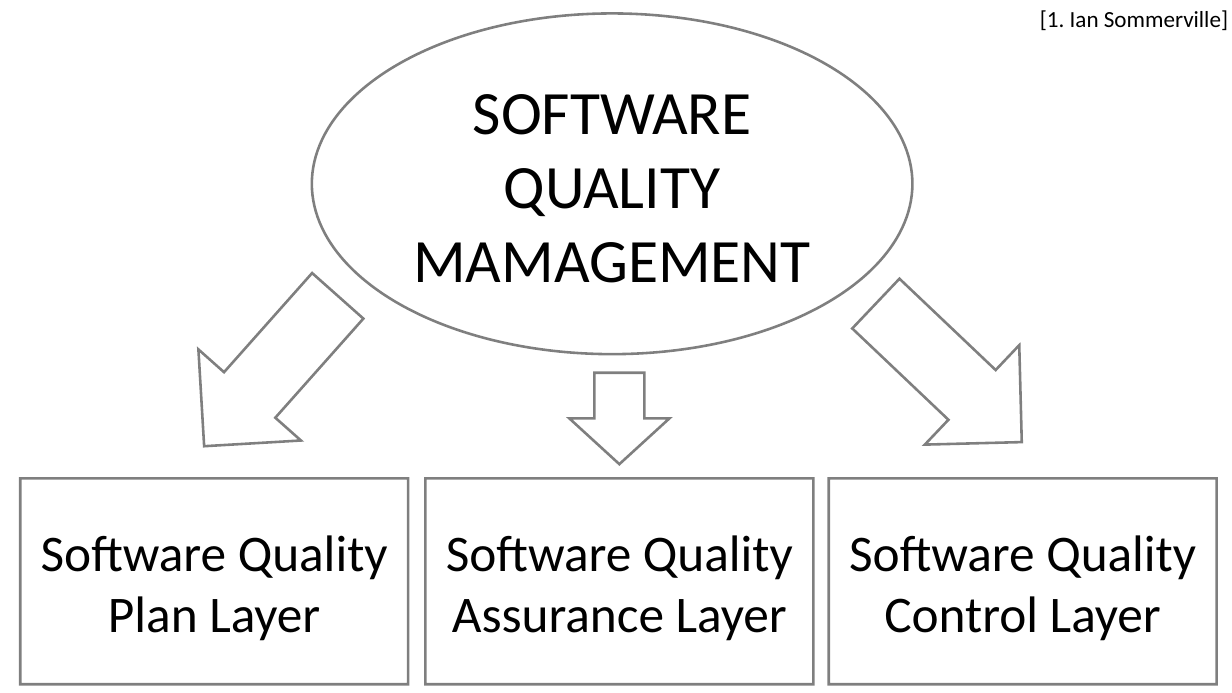
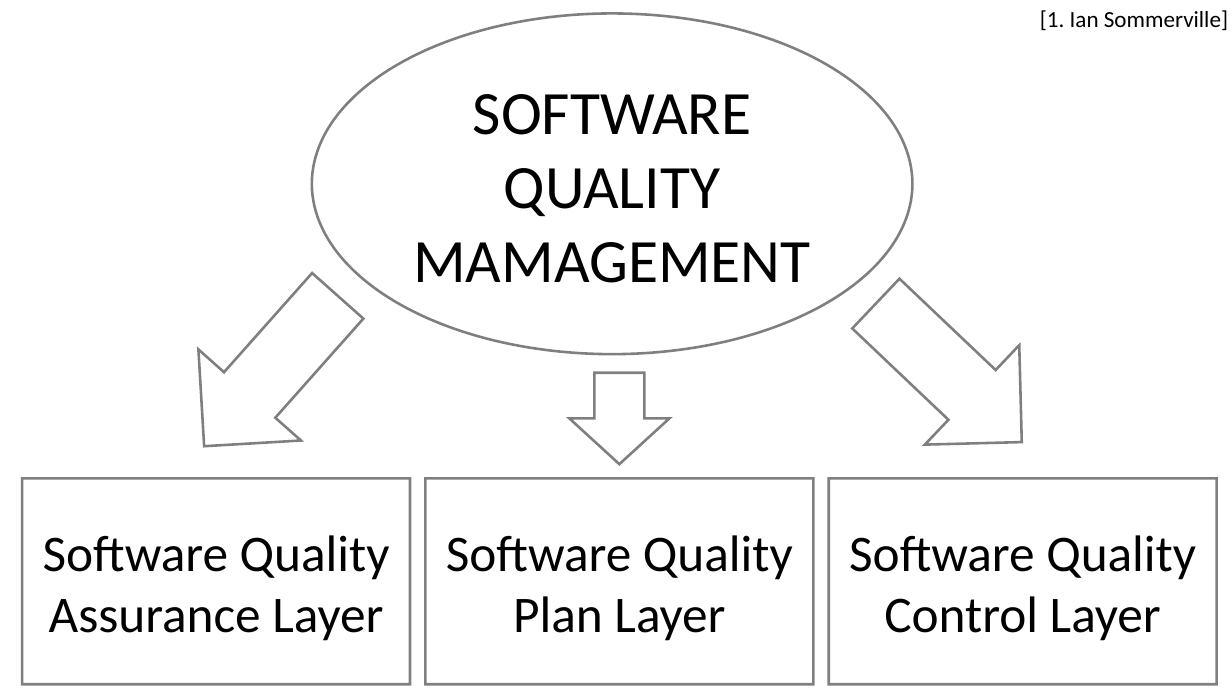
Before and after one commit to DaAnda97/E-Portfolio-PeerReview, a slide deck: slide 2 of Peer Review.pptx. Drawn at 1232x693 pixels with LibreOffice and Linux fonts; fonts in the diff are those of the drawing; background and template pictures are left out. Boxes give left, top, right and bottom in pixels: in the first picture for what was removed or moved away, otherwise in the second. Text is boxed around its words. In the diff, an @@ line names an element or a change of style, - is before the commit and + after.

Commit message:
updated presentation and document

```diff
--- a/Peer Review.pptx
+++ b/Peer Review.pptx
@@ rectangle "Software Quality Assurance Layer" moved from (x1=425, y1=479, x2=813, y2=685) to (x1=22, y1=479, x2=410, y2=685) @@
@@ rectangle "Software Quality Plan Layer" moved from (x1=20, y1=479, x2=409, y2=685) to (x1=425, y1=479, x2=813, y2=685) @@
```
Also in this commit, not shown: 1 other file.
